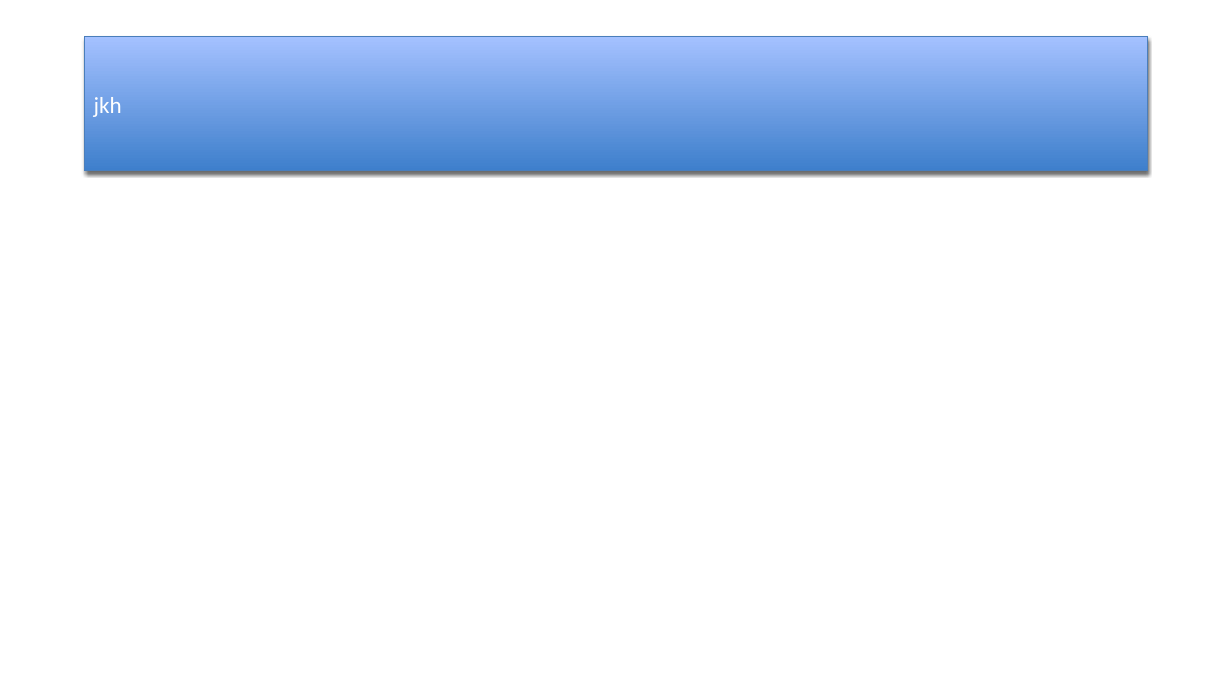
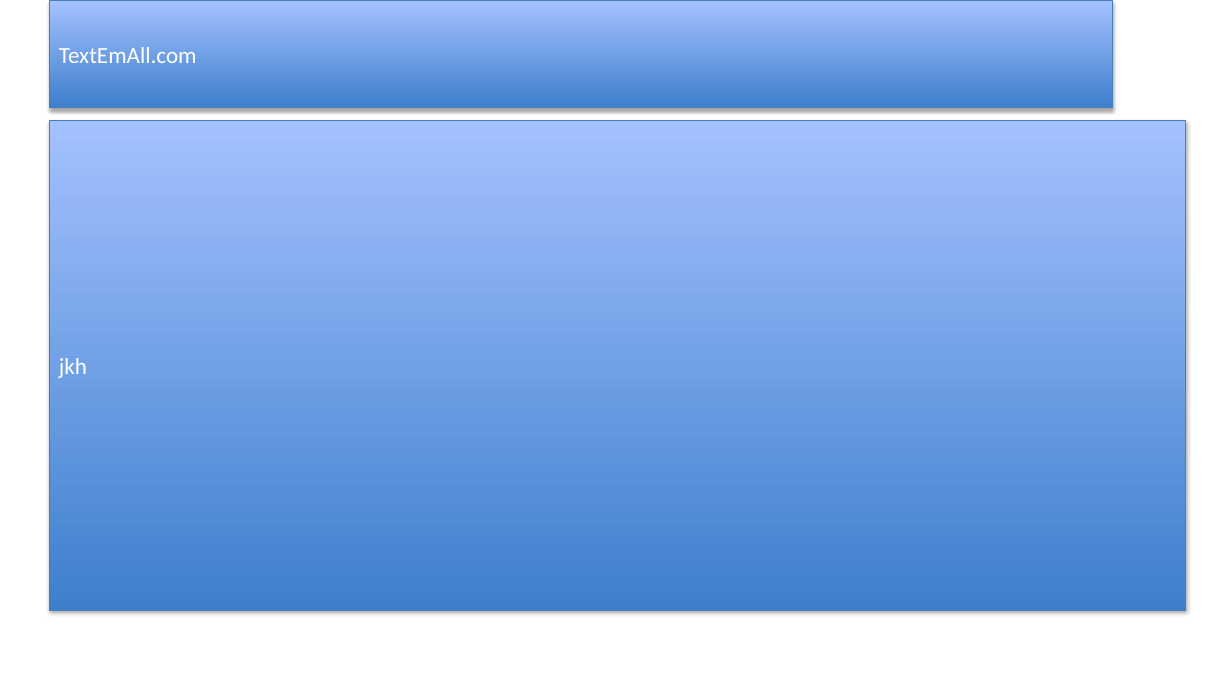
Before and after one commit to dmcnm/Grok_Mat2Ppt, a slide deck: slide 6 of examples/recreations/07_Dropbox_a_Chesterton__ChestertonABQ_EmergencyCommunicationOptions_2022-0/out_mat2ppt.pptx. Drawn at 1232x693 pixels with LibreOffice and Linux fonts; fonts in the diff are those of the drawing. Boxes give left, top, right and bottom in pixels: in the first picture for what was removed or moved away, otherwise in the second. Text is boxed around its words. In the diff, an @@ line names an element or a change of style, - is before the commit and + after.

Commit message:
Recreations: layout ph geom for Fairies and PARTIAL decks

```diff
--- a/examples/recreations/07_Dropbox_a_Chesterton__ChestertonABQ_EmergencyCommunicationOptions_2022-0/out_mat2ppt.pptx
+++ b/examples/recreations/07_Dropbox_a_Chesterton__ChestertonABQ_EmergencyCommunicationOptions_2022-0/out_mat2ppt.pptx
@@ rectangle "TextEmAll.com": place and size @@
-rectangle "TextEmAll.com" at [85, 37, 1148, 171]
+rectangle "TextEmAll.com" at [50, 0, 1113, 108]
@@ rectangle "jkh": place and size @@
-rectangle "jkh" at [85, 37, 1148, 171]
+rectangle "jkh" at [50, 120, 1187, 610]
```
Also in this commit, not shown: 4 other slides changed, 43 other files.
